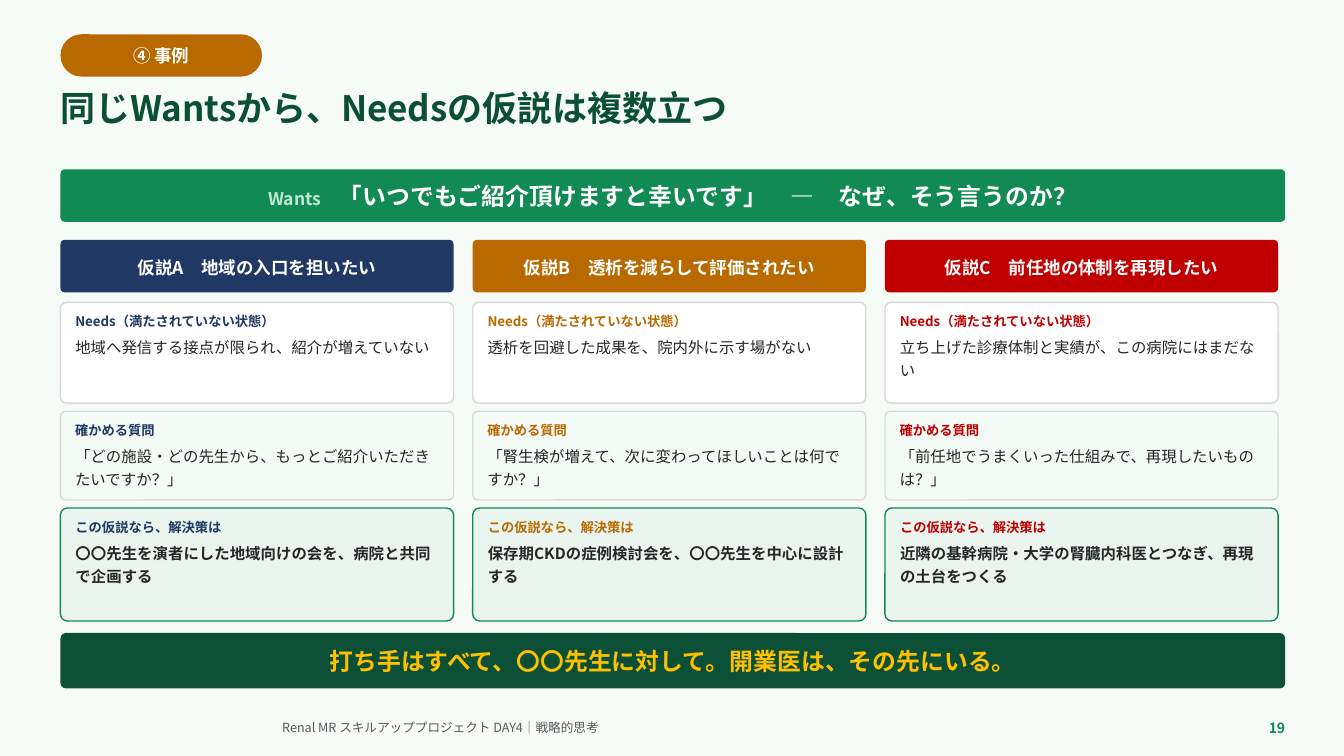
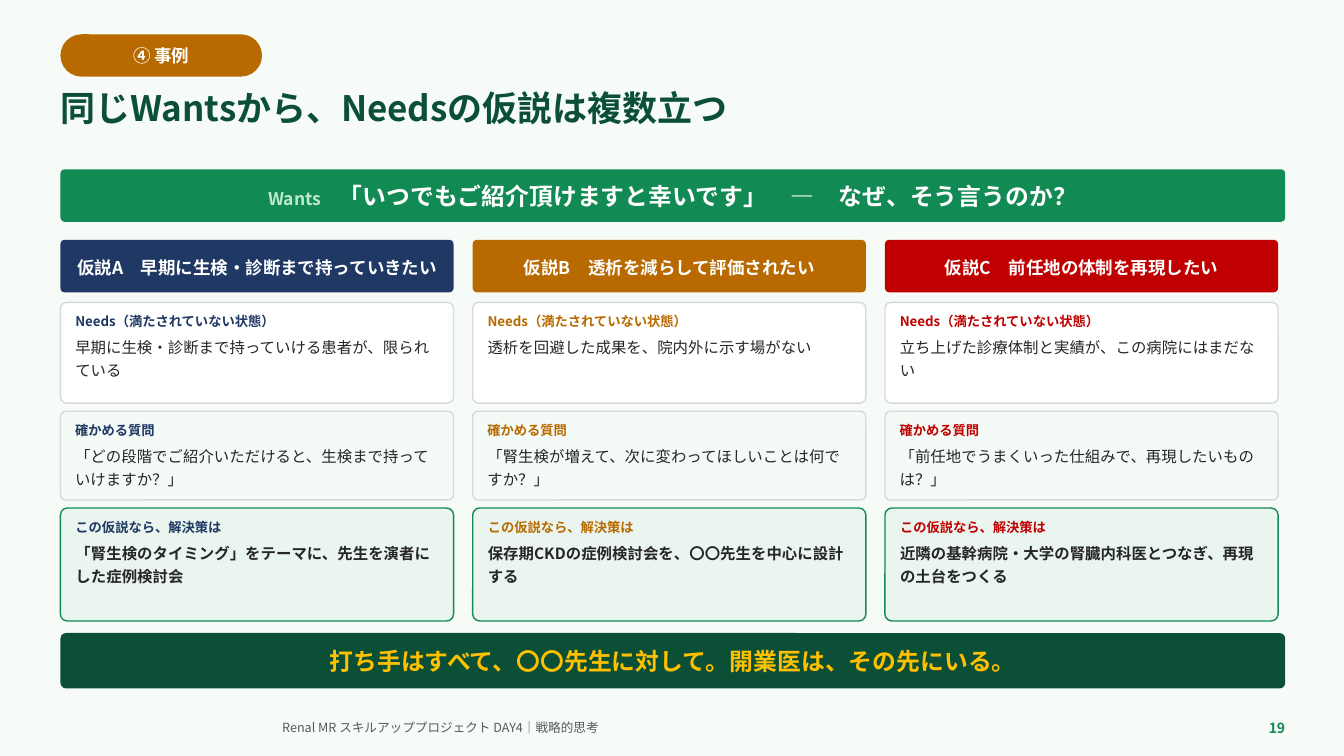
Before and after one commit to TAKUYA-1187/Claude, a slide deck: slide 19 of novartis_training/DAY4_ちょっと分かるだけで世界が変わる.pptx. Drawn at 1344x756 pixels with LibreOffice and Linux fonts; fonts in the diff are those of the drawing; background and template pictures are left out. Boxes give left, top, right and bottom in pixels: in the first picture for what was removed or moved away, otherwise in the second. Text is boxed around its words. In the diff, an @@ line names an element or a change of style, - is before the commit and + after.

```diff
--- a/novartis_training/DAY4_ちょっと分かるだけで世界が変わる.pptx
+++ b/novartis_training/DAY4_ちょっと分かるだけで世界が変わる.pptx
@@ text in rounded rectangle at box(77, 259, 437, 276): text changed @@
-仮説A 地域の入口を担いたい
+仮説A 早期に生検・診断まで持っていきたい
@@ text in rounded rectangle at box(75, 340, 429, 377): text changed @@
-地域へ発信する接点が限られ、紹介が増えていない
+早期に生検・診断まで持っていける患者が、限られている
@@ text in rounded rectangle at box(75, 449, 429, 487): text changed @@
-「どの施設・どの先生から、もっとご紹介いただきたいですか？」
+「どの段階でご紹介いただけると、生検まで持っていけますか？」
@@ text in rounded rectangle at box(75, 546, 429, 584): text changed @@
-〇〇先生を演者にした地域向けの会を、病院と共同で企画する
+「腎生検のタイミング」をテーマに、先生を演者にした症例検討会
```
Also in this commit, not shown: 3 other slides changed, 2 other files.
